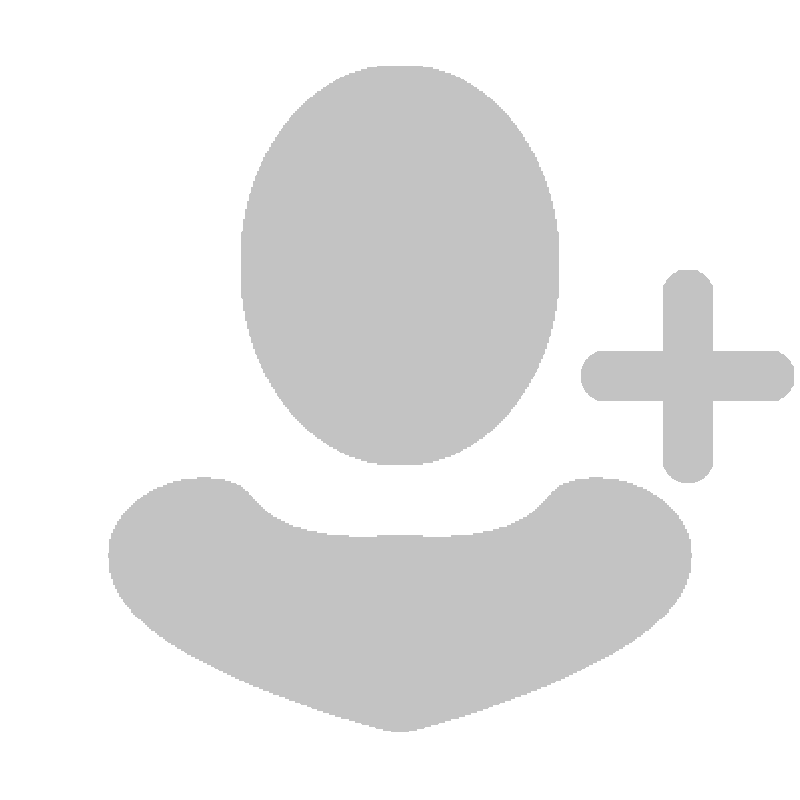
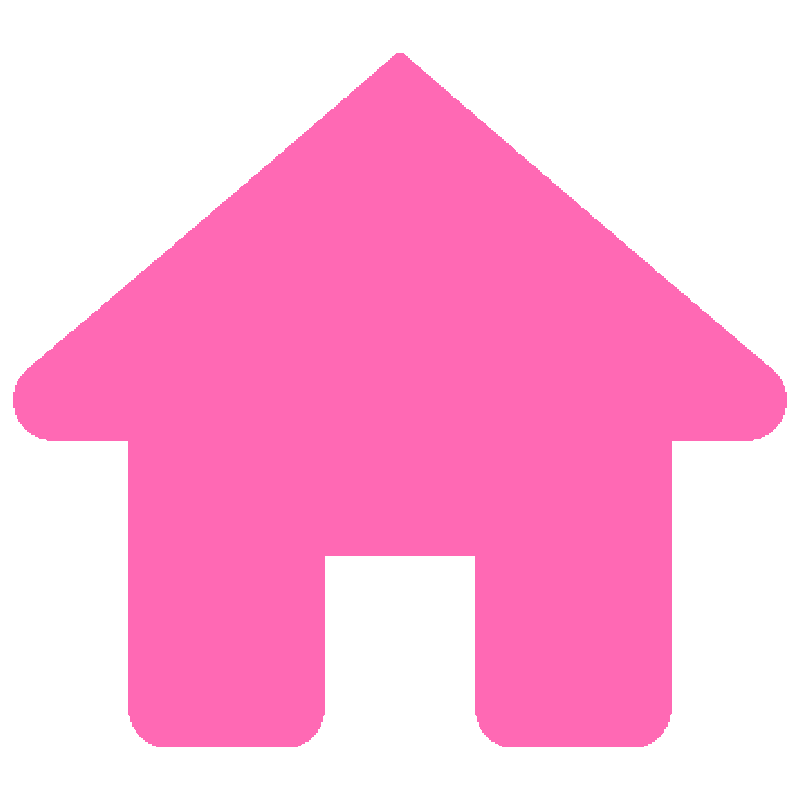
The second 800px x 800px image is a revision of the first. Changes to its layers:
added layer "Home" above "Delete" over [13, 53, 787, 747]
renamed "Profile-Default copy" to "Add-Friend", hid it over [108, 66, 794, 732]
